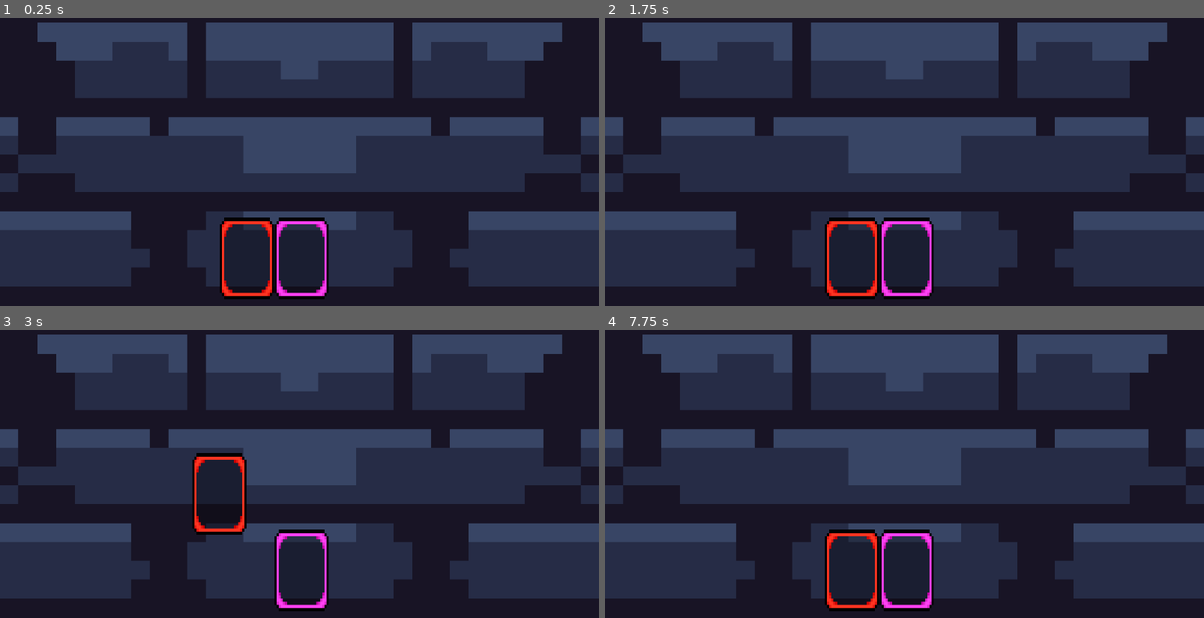
Above: before the commit, frames 1-4 (two rows, left to right).
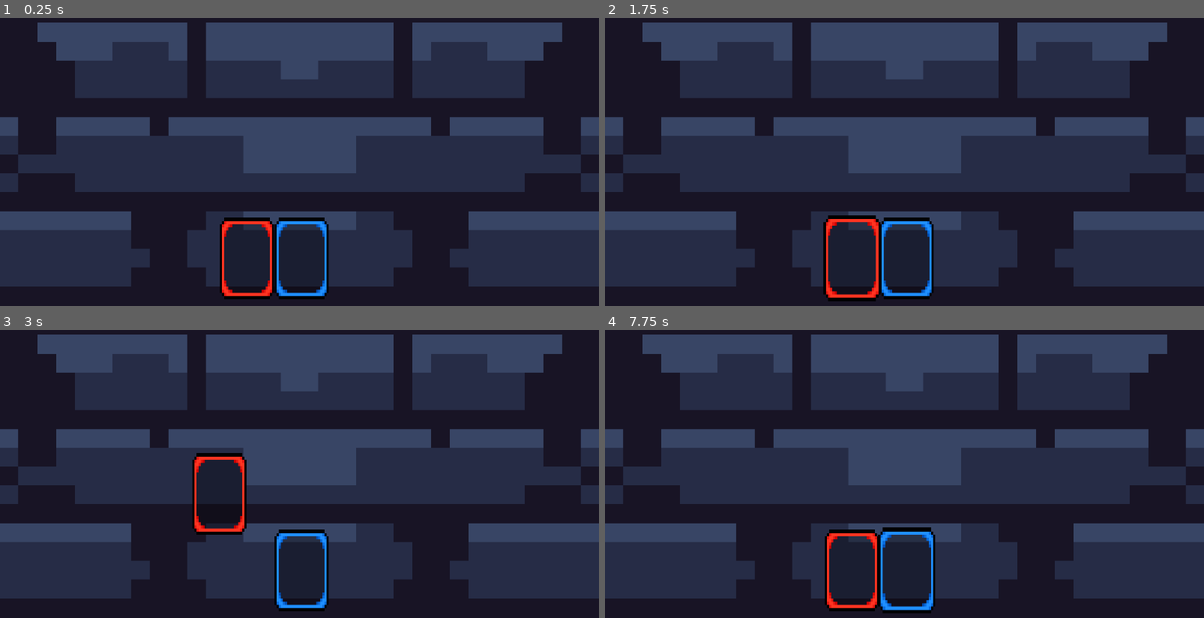
Above: after the commit, the same moments.

Repository: DarkRawel/Arcana
Game: Godot game, scene res://scenes/game.tscn
Two runs of this game, one before a commit and one after it. Both use one fixed random seed, a clock stepped at 60 frames per second and the inputs below.
Inputs (mouse positions are in pixels of both pictures, inside the frame that each line leads up to):
- Up to frame 1 (0.25 s): no input
- Up to frame 2 (1.75 s): tap Enter at 0.5 s; move the mouse to (1036, 136) at 0.52 s; click (1036, 136) at 0.67 s; tap Space at 1.25 s; drag from (784, 170) to (850, 259) at 1.27 s
- Up to frame 3 (3 s): tap Enter at 2 s; move the mouse to (359, 393) at 2.02 s; click (359, 393) at 2.17 s; tap Space at 2.75 s; drag from (269, 534) to (119, 416) at 2.77 s
- Up to frame 4 (7.75 s): move the mouse to (1084, 517) at 3.52 s; click (1084, 517) at 3.67 s; tap Enter at 4.25 s; drag from (724, 416) to (814, 381) at 4.27 s; tap Space at 5 s; move the mouse to (934, 465) at 5.02 s; click (934, 465) at 5.17 s; drag from (814, 381) to (850, 571) at 5.77 s; move the mouse to (1036, 448) at 6.52 s; click (1036, 448) at 6.67 s; drag from (784, 482) to (904, 569) at 7.27 s

The runs differ from the first frame. In frame 1, 0.5% of the frame differs, in the area x 46-55%, y 70-97%; in frame 2, 1.3%, in the area x 36-55%, y 68-99%; in frame 3, 0.5%; in frame 4, 1.0%.
Error after the commit: Invalid assignment of property or key 'scale' with value of type 'Vector2' on a base object of type 'Nil'. (res://scripts/card_manager.gd:61)

Commit message:
Add hover and drag support for multiple card scenes
Introduces individual scripts for each card scene to handle mouse hover signals and connects these signals in card_manager.gd. Updates game.tscn to instantiate five card scenes and manages their positions. Refactors card_manager.gd to support card highlighting on hover and proper scaling during drag-and-drop interactions.

Diff:
--- a/scenes/card.tscn
+++ b/scenes/card1.tscn
@@ -1,11 +1,13 @@
-[gd_scene load_steps=3 format=3 uid="uid://m8cfxnfmbpwi"]
+[gd_scene load_steps=4 format=3 uid="uid://m8cfxnfmbpwi"]
 
+[ext_resource type="Script" uid="uid://c7570123bnjqv" path="res://scenes/card_1.gd" id="1_5tcr8"]
 [ext_resource type="Texture2D" uid="uid://d4gp78tlrgib1" path="res://sprites/Card RPG UI&Charactors/box.png" id="1_l72q7"]
 
 [sub_resource type="RectangleShape2D" id="RectangleShape2D_d81rb"]
 size = Vector2(26.220833, 26.007803)
 
-[node name="Card" type="Node2D"]
+[node name="Card1" type="Node2D"]
+script = ExtResource("1_5tcr8")
 
 [node name="CardImage" type="Sprite2D" parent="."]
 scale = Vector2(4, 6)
@@ -18,3 +20,6 @@
 [node name="CollisionShape2D" type="CollisionShape2D" parent="Area2D"]
 scale = Vector2(4, 6)
 shape = SubResource("RectangleShape2D_d81rb")
+
+[connection signal="mouse_entered" from="Area2D" to="." method="_on_area_2d_mouse_entered"]
+[connection signal="mouse_exited" from="Area2D" to="." method="_on_area_2d_mouse_exited"]
--- /dev/null
+++ b/scenes/card_1.gd
@@ -0,0 +1,15 @@
+extends Node2D
+
+signal hovered
+signal hovered_off
+
+# Called when the node enters the scene tree for the first time.
+func _ready() -> void:
+	get_parent().connect_card_signals(self) # vola na rodica co je cardmanager
+
+func _on_area_2d_mouse_entered() -> void: # ked sa myska dotkne area2d tak posle signale
+	emit_signal("hovered", self)
+
+
+func _on_area_2d_mouse_exited() -> void: # ked sa myska odide z area2d tak posle signale
+	emit_signal("hovered_off", self)
--- /dev/null
+++ b/scenes/card_2.gd
@@ -0,0 +1,15 @@
+extends Node2D
+
+signal hovered
+signal hovered_off
+
+# Called when the node enters the scene tree for the first time.
+func _ready() -> void:
+	get_parent().connect_card_signals(self) # vola na rodica co je cardmanager
+
+func _on_area_2d_mouse_entered() -> void: # ked sa mys dotkne area2d tak posle signale
+	emit_signal("hovered", self)
+
+
+func _on_area_2d_mouse_exited() -> void: # ked sa mys odide z area2d tak posle signale
+	emit_signal("hovered_off", self)
--- a/scenes/card_2.tscn
+++ b/scenes/card_2.tscn
@@ -1,11 +1,13 @@
-[gd_scene load_steps=3 format=3 uid="uid://y5yiovd1xbf2"]
+[gd_scene load_steps=4 format=3 uid="uid://y5yiovd1xbf2"]
 
+[ext_resource type="Script" uid="uid://cuep51fod21f4" path="res://scenes/card_2.gd" id="1_aibmn"]
 [ext_resource type="Texture2D" uid="uid://d4gp78tlrgib1" path="res://sprites/Card RPG UI&Charactors/box.png" id="1_uru8w"]
 
 [sub_resource type="RectangleShape2D" id="RectangleShape2D_aibmn"]
 size = Vector2(26.375, 26.083332)
 
 [node name="Card2" type="Node2D"]
+script = ExtResource("1_aibmn")
 
 [node name="CardImage" type="Sprite2D" parent="."]
 scale = Vector2(4, 6)
@@ -19,3 +21,6 @@
 position = Vector2(0.25, -0.24999905)
 scale = Vector2(4, 6)
 shape = SubResource("RectangleShape2D_aibmn")
+
+[connection signal="mouse_entered" from="Area2D" to="." method="_on_area_2d_mouse_entered"]
+[connection signal="mouse_exited" from="Area2D" to="." method="_on_area_2d_mouse_exited"]
--- /dev/null
+++ b/scenes/card_3.gd
@@ -0,0 +1,15 @@
+extends Node2D
+
+signal hovered
+signal hovered_off
+
+# Called when the node enters the scene tree for the first time.
+func _ready() -> void:
+	get_parent().connect_card_signals(self) # vola na rodica co je cardmanager
+
+func _on_area_2d_mouse_entered() -> void: # ked sa mys dotkne area2d tak posle signale
+	emit_signal("hovered", self)
+
+
+func _on_area_2d_mouse_exited() -> void: # ked sa mys odide z area2d tak posle signale
+	emit_signal("hovered_off", self)
--- a/scenes/card_3.tscn
+++ b/scenes/card_3.tscn
@@ -1,13 +1,15 @@
-[gd_scene load_steps=3 format=3 uid="uid://blbk7ypvogcuo"]
+[gd_scene load_steps=4 format=3 uid="uid://blbk7ypvogcuo"]
 
 [ext_resource type="Texture2D" uid="uid://d4gp78tlrgib1" path="res://sprites/Card RPG UI&Charactors/box.png" id="1_cv3wt"]
+[ext_resource type="Script" uid="uid://btiyd3ywd06xq" path="res://scenes/card_3.gd" id="1_rhn1m"]
 
 [sub_resource type="RectangleShape2D" id="RectangleShape2D_rhn1m"]
 size = Vector2(26, 26.166668)
 
 [node name="Card3" type="Node2D"]
+script = ExtResource("1_rhn1m")
 
-[node name="Sprite2D" type="Sprite2D" parent="."]
+[node name="CardImage" type="Sprite2D" parent="."]
 scale = Vector2(4, 6)
 texture = ExtResource("1_cv3wt")
 region_enabled = true
@@ -19,3 +21,6 @@
 [node name="CollisionShape2D" type="CollisionShape2D" parent="Area2D"]
 position = Vector2(0, -0.08333349)
 shape = SubResource("RectangleShape2D_rhn1m")
+
+[connection signal="mouse_entered" from="Area2D" to="." method="_on_area_2d_mouse_entered"]
+[connection signal="mouse_exited" from="Area2D" to="." method="_on_area_2d_mouse_exited"]
--- /dev/null
+++ b/scenes/card_4.gd
@@ -0,0 +1,15 @@
+extends Node2D
+
+signal hovered
+signal hovered_off
+
+# Called when the node enters the scene tree for the first time.
+func _ready() -> void:
+	get_parent().connect_card_signals(self) # vola na rodica co je cardmanager
+
+func _on_area_2d_mouse_entered() -> void: # ked sa mys dotkne area2d tak posle signale
+	emit_signal("hovered", self)
+
+
+func _on_area_2d_mouse_exited() -> void: # ked sa mys odide z area2d tak posle signale
+	emit_signal("hovered_off", self)
--- /dev/null
+++ b/scenes/card_4.tscn
@@ -0,0 +1,26 @@
+[gd_scene load_steps=4 format=3 uid="uid://cepnvnbbhfqt5"]
+
+[ext_resource type="Texture2D" uid="uid://d4gp78tlrgib1" path="res://sprites/Card RPG UI&Charactors/box.png" id="1_68oss"]
+[ext_resource type="Script" uid="uid://biafpmlpwf0jr" path="res://scenes/card_4.gd" id="1_yx0lv"]
+
+[sub_resource type="RectangleShape2D" id="RectangleShape2D_yx0lv"]
+size = Vector2(26, 25.833334)
+
+[node name="Card4" type="Node2D"]
+script = ExtResource("1_yx0lv")
+
+[node name="CardImage" type="Sprite2D" parent="."]
+scale = Vector2(4, 6)
+texture = ExtResource("1_68oss")
+region_enabled = true
+region_rect = Rect2(26.04285, 0, 25.913494, 25.904503)
+
+[node name="Area2D" type="Area2D" parent="."]
+
+[node name="CollisionShape2D" type="CollisionShape2D" parent="Area2D"]
+position = Vector2(0, -0.4999981)
+scale = Vector2(4, 6)
+shape = SubResource("RectangleShape2D_yx0lv")
+
+[connection signal="mouse_entered" from="Area2D" to="." method="_on_area_2d_mouse_entered"]
+[connection signal="mouse_exited" from="Area2D" to="." method="_on_area_2d_mouse_exited"]
--- /dev/null
+++ b/scenes/card_5.gd
@@ -0,0 +1,15 @@
+extends Node2D
+
+signal hovered
+signal hovered_off
+
+# Called when the node enters the scene tree for the first time.
+func _ready() -> void:
+	get_parent().connect_card_signals(self) # vola na rodica co je cardmanager
+
+func _on_area_2d_mouse_entered() -> void: # ked sa mys dotkne area2d tak posle signale
+	emit_signal("hovered", self)
+
+
+func _on_area_2d_mouse_exited() -> void: # ked sa mys odide z area2d tak posle signale
+	emit_signal("hovered_off", self)
--- /dev/null
+++ b/scenes/card_5.tscn
@@ -0,0 +1,26 @@
+[gd_scene load_steps=4 format=3 uid="uid://doe8r73q8oaf0"]
+
+[ext_resource type="Script" uid="uid://u6squhyxsooq" path="res://scenes/card_5.gd" id="1_gys3s"]
+[ext_resource type="Texture2D" uid="uid://d4gp78tlrgib1" path="res://sprites/Card RPG UI&Charactors/box.png" id="1_i166o"]
+
+[sub_resource type="RectangleShape2D" id="RectangleShape2D_gys3s"]
+size = Vector2(26, 25.833334)
+
+[node name="Card5" type="Node2D"]
+script = ExtResource("1_gys3s")
+
+[node name="CardImage" type="Sprite2D" parent="."]
+scale = Vector2(4, 6)
+texture = ExtResource("1_i166o")
+region_enabled = true
+region_rect = Rect2(51.993977, 0, 26.006023, 25.799725)
+
+[node name="Area2D" type="Area2D" parent="."]
+
+[node name="CollisionShape2D" type="CollisionShape2D" parent="Area2D"]
+position = Vector2(0, -0.4999981)
+scale = Vector2(4, 6)
+shape = SubResource("RectangleShape2D_gys3s")
+
+[connection signal="mouse_entered" from="Area2D" to="." method="_on_area_2d_mouse_entered"]
+[connection signal="mouse_exited" from="Area2D" to="." method="_on_area_2d_mouse_exited"]
--- a/scenes/game.tscn
+++ b/scenes/game.tscn
@@ -1,10 +1,12 @@
-[gd_scene load_steps=6 format=3 uid="uid://bvfgeyyd6tv4h"]
+[gd_scene load_steps=8 format=3 uid="uid://bvfgeyyd6tv4h"]
 
-[ext_resource type="PackedScene" uid="uid://m8cfxnfmbpwi" path="res://scenes/card.tscn" id="1_80nbo"]
+[ext_resource type="PackedScene" uid="uid://m8cfxnfmbpwi" path="res://scenes/card1.tscn" id="1_80nbo"]
 [ext_resource type="Texture2D" uid="uid://blbywan8vma7q" path="res://sprites/Dungeon Tile Set.png" id="1_iywne"]
 [ext_resource type="Script" uid="uid://t8xx0p0g51a3" path="res://scripts/card_manager.gd" id="1_yqjtg"]
 [ext_resource type="PackedScene" uid="uid://y5yiovd1xbf2" path="res://scenes/card_2.tscn" id="3_lnu2h"]
 [ext_resource type="PackedScene" uid="uid://blbk7ypvogcuo" path="res://scenes/card_3.tscn" id="4_lbhrr"]
+[ext_resource type="PackedScene" uid="uid://cepnvnbbhfqt5" path="res://scenes/card_4.tscn" id="6_p57ef"]
+[ext_resource type="PackedScene" uid="uid://doe8r73q8oaf0" path="res://scenes/card_5.tscn" id="7_u5sy4"]
 
 [node name="Game" type="Node2D"]
 
@@ -19,13 +21,16 @@
 script = ExtResource("1_yqjtg")
 
 [node name="Card1" parent="CardManager" instance=ExtResource("1_80nbo")]
-visible = false
-position = Vector2(-70, 553)
+position = Vector2(-70, 554)
 
 [node name="Card2" parent="CardManager" instance=ExtResource("3_lnu2h")]
-visible = false
 position = Vector2(-184, 554)
 
 [node name="Card3" parent="CardManager" instance=ExtResource("4_lbhrr")]
-visible = false
 position = Vector2(-303, 554)
+
+[node name="Card4" parent="CardManager" instance=ExtResource("6_p57ef")]
+position = Vector2(-423, 553)
+
+[node name="Card5" parent="CardManager" instance=ExtResource("7_u5sy4")]
+position = Vector2(-541, 553)
--- a/scripts/card_manager.gd
+++ b/scripts/card_manager.gd
@@ -5,6 +5,7 @@
 var home_positions := {} #dictionary pre karty a ich pozície
 var card_base_position = [Vector2(475, 525), Vector2(580, 525)]
 var random = RandomNumberGenerator.new()
+var is_hovering_on_card
 
 func random_card(count := 2): # kolko kariet = count
 	random.randomize()
@@ -46,14 +47,46 @@
 		if event.pressed:
 			var card = raycast_check_for_card()
 			if card:
-				card_being_dragged = card
+				start_drag(card)
 		else:
+			end_drag()
+
+func start_drag(card):
+	card_being_dragged = card
+	card.scale = Vector2(1, 1) # vypne highlite pokial je karta dragovana
+
+func end_drag():
 			if card_being_dragged != null:  #vráti sa naspäť
 				card_being_dragged.position = home_positions[card_being_dragged]
+			card_being_dragged.scale = Vector2(1.05, 1.05) # zapne highlite pokial je karta polozena
 			card_being_dragged = null
 
+func connect_card_signals(card): # bere signali z card_*
+	card.connect("hovered", on_hovered_over_card)
+	card.connect("hovered_off", on_hovered_off_card)
 
-func raycast_check_for_card():
+func on_hovered_over_card(card): # mys je na karte
+	if !is_hovering_on_card:
+		is_hovering_on_card = true
+		highlite_card(card, true)
+
+func on_hovered_off_card(card): # mys ne je na karte
+	highlite_card(card, false)
+	var new_card_hovered = raycast_check_for_card()
+	if new_card_hovered:
+		highlite_card(new_card_hovered, true)
+	else:
+		is_hovering_on_card = false
+
+func highlite_card(card, hovered): # tato funkcia zvacsi kartu a nakresli ju nad vsetko ostatne iba ked je mys na karte
+	if hovered:
+		card.scale = Vector2(1.05, 1.05)
+		card.z_index = 2
+	else:
+		card.scale = Vector2(1, 1)
+		card.z_index = 1
+
+func raycast_check_for_card(): # ak mys je na karte tak zoberie jej udaje
 	var space_state = get_world_2d().direct_space_state
 	var params := PhysicsPointQueryParameters2D.new()
 	params.position = get_global_mouse_position()
Not shown, added: scenes/card_1.gd.uid
Not shown, added: scenes/card_2.gd.uid
Not shown, added: scenes/card_3.gd.uid
Not shown, added: scenes/card_4.gd.uid
Not shown, added: scenes/card_5.gd.uid
